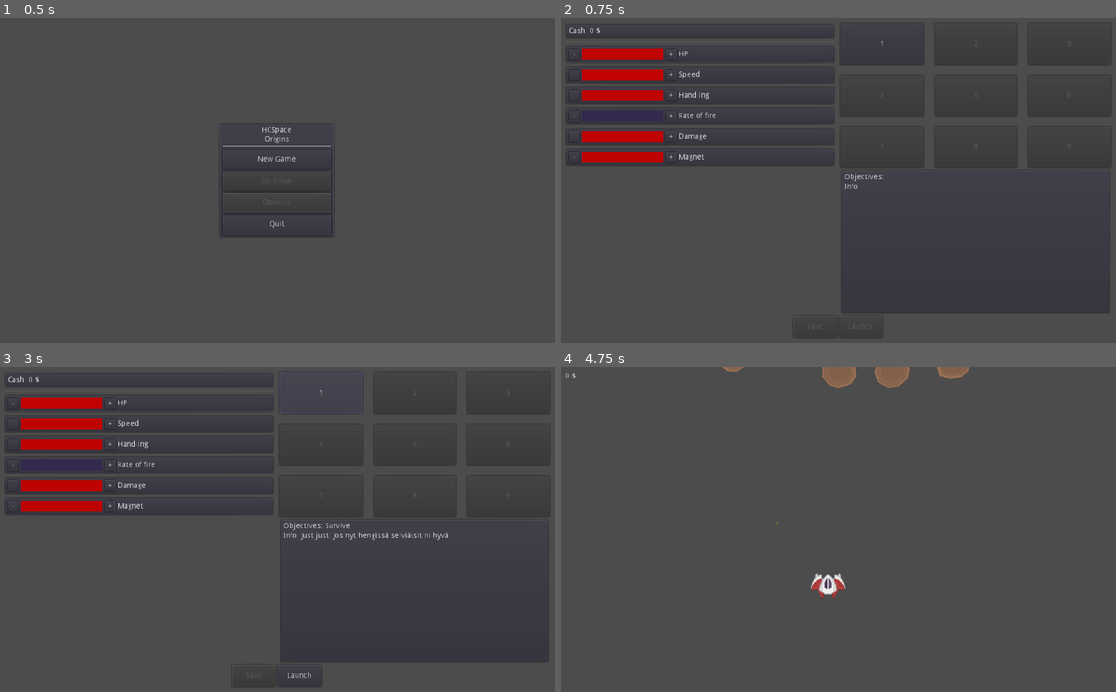
Above: before the commit, frames 1-4 (two rows, left to right).
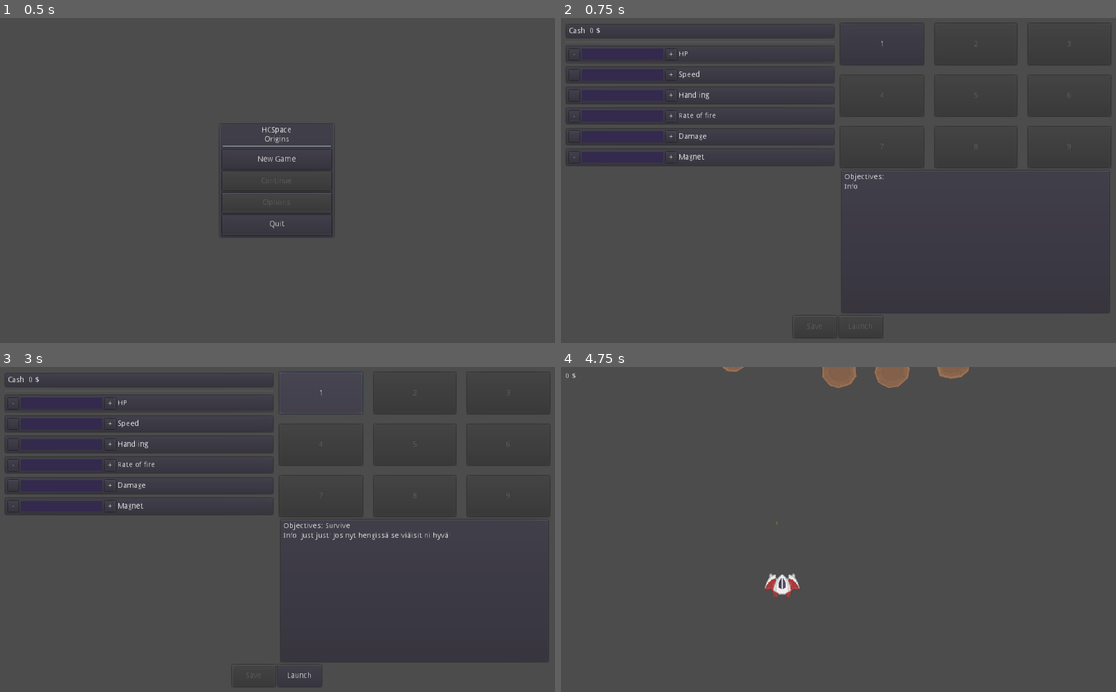
Above: after the commit, the same moments.

Repository: Kessinen/HCSSpace-Origins
Game: Godot game, scene res://Menus/Mainmenu.tscn
The game is run twice, just before and just after one commit, with the same random seed, the same clock (stepped at 60 frames per second) and the same inputs.
Inputs:
- Up to frame 1 (0.5 s): no input
- Up to frame 2 (0.75 s): click "New Game" at 0.5 s
- Up to frame 3 (3 s): click "-" at 1.25 s; click "+" at 2 s; click "1" at 2.75 s
- Up to frame 4 (4.75 s): click "Launch" at 3.5 s; tap Enter at 4.25 s; hold D (move_right) from 4.28 s (still down); hold Space (shoot) from 4.28 s (still down)

Frame 1 is identical in both runs. In frame 2, 2.4% of the frame differs, in the area x 3-19%, y 9-45%; in frame 3, 2.4%; in frame 4, 0.6%.

Commit message:
FIX Player startup stats
Reset new game player stats back to 1

Diff:
--- a/src/Globals/playerStats.gd
+++ b/src/Globals/playerStats.gd
@@ -1,12 +1,12 @@
 extends Node
 
 var lootAmount : int
-var shipHP : int = 10
-var shipShields : int = 0
+var shipHP : int = 1
+var shipShields : int = 1
 var shipRoF : int = 1
-var shipDamage : int = 10
-var shipHandling : int = 10
-var shipMagnet : int = 10
-var shipSpeed : int = 10
+var shipDamage : int = 1
+var shipHandling : int = 1
+var shipMagnet : int = 1
+var shipSpeed : int = 1
 
 var highestLevel : int = 1
